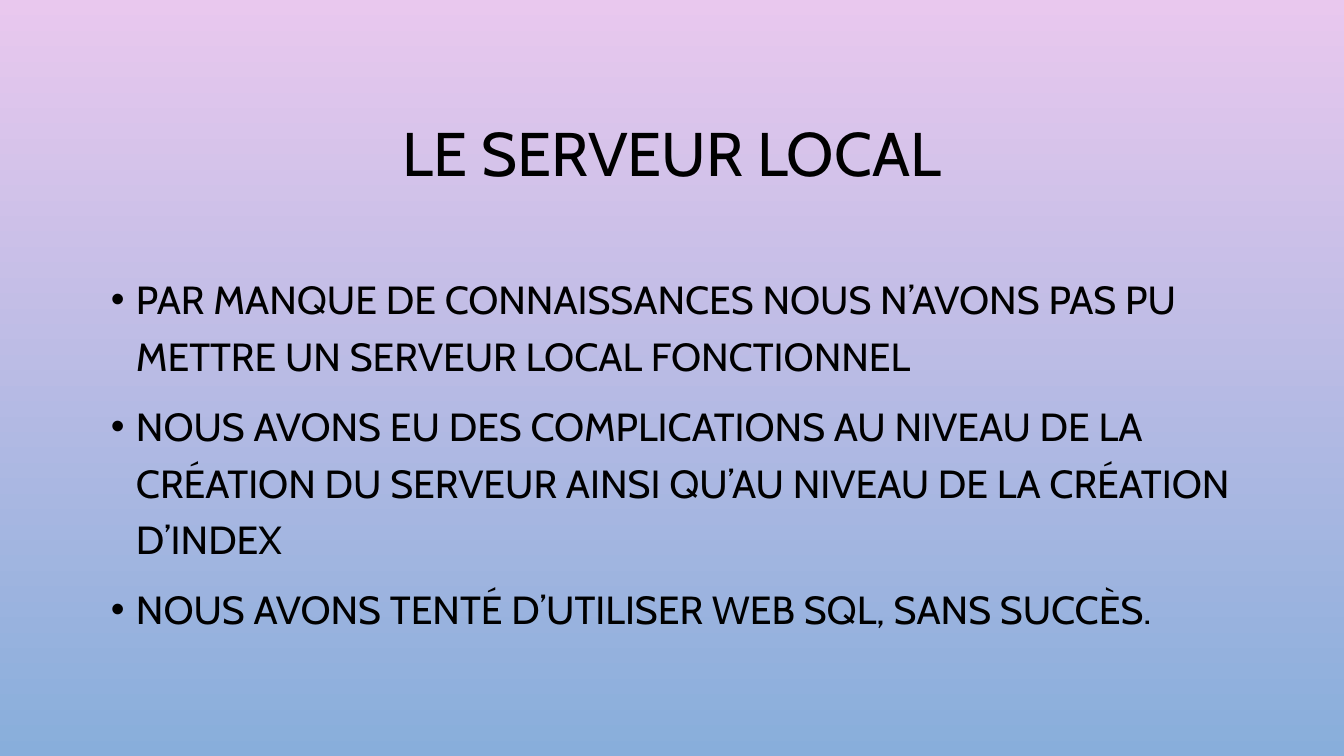
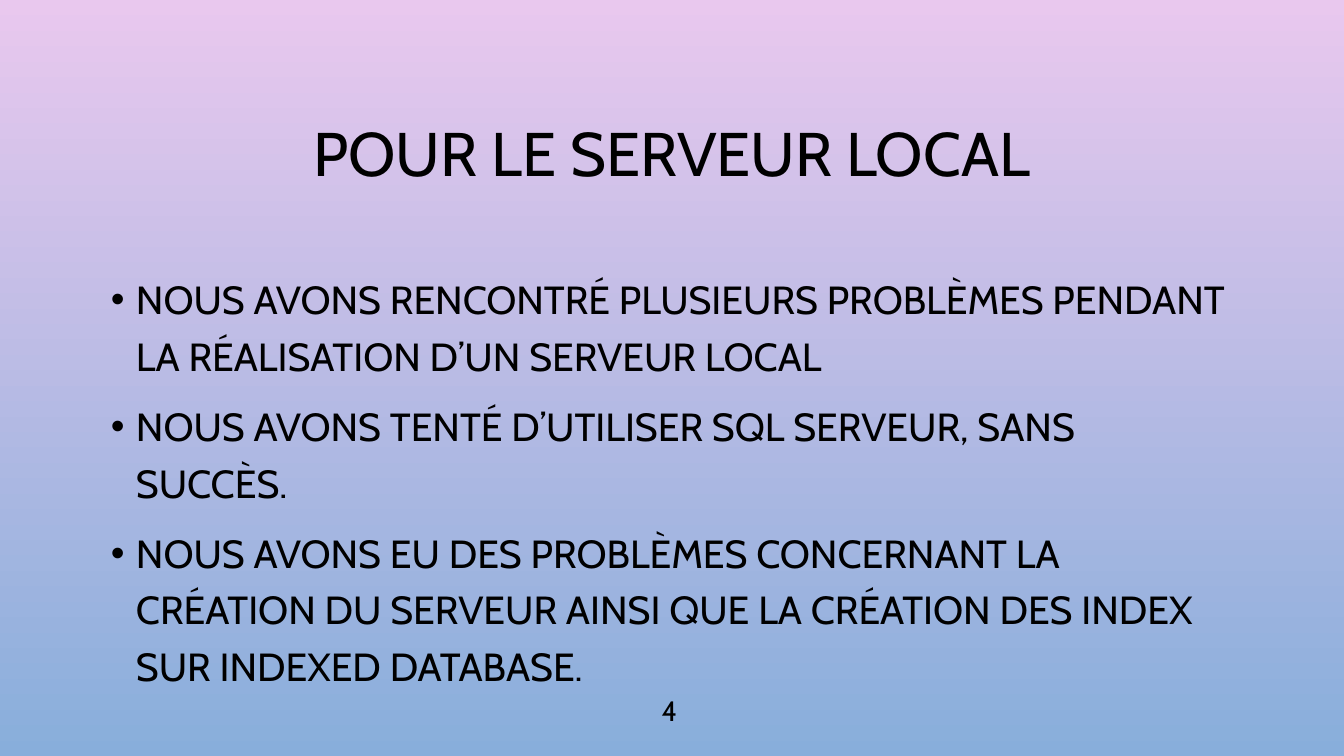
Before and after one commit to sarahsaina/Machine_a_sous-JS, a slide deck: slide 4 of projet à rendre/presentation.pptx. Drawn at 1344x756 pixels with LibreOffice and Linux fonts; fonts in the diff are those of the drawing; background and template pictures are left out. Boxes give left, top, right and bottom in pixels: in the first picture for what was removed or moved away, otherwise in the second. Text is boxed around its words. In the diff, an @@ line names an element or a change of style, - is before the commit and + after.

```diff
--- a/projet à rendre/presentation.pptx
+++ b/projet à rendre/presentation.pptx
@@ title at (313,132,1030,177): text changed @@
-LE SERVEUR LOCAL
+POUR LE SERVEUR LOCAL
@@ text at (136,281,1224,625): text changed @@
-• PAR MANQUE DE CONNAISSANCES NOUS N’AVONS PAS PU METTRE UN SERVEUR LOCAL FONCTIONNEL
-• NOUS AVONS EU DES COMPLICATIONS AU NIVEAU DE LA CRÉATION DU SERVEUR AINSI QU’AU NIVEAU DE LA CRÉATION D’INDEX
-• NOUS AVONS TENTÉ D’UTILISER WEB SQL, SANS SUCCÈS.
+• NOUS AVONS RENCONTRÉ PLUSIEURS PROBLÈMES PENDANT LA RÉALISATION D’UN SERVEUR LOCAL
+• NOUS AVONS TENTÉ D’UTILISER SQL SERVEUR, SANS SUCCÈS.
+• NOUS AVONS EU DES PROBLÈMES CONCERNANT LA CRÉATION DU SERVEUR AINSI QUE LA CRÉATION DES INDEX SUR INDEXED DATABASE.
@@ page number added at (662,701,678,721), 20 pt, text #000000 @@
+4
```
Also in this commit, not shown: 3 other slides changed.
